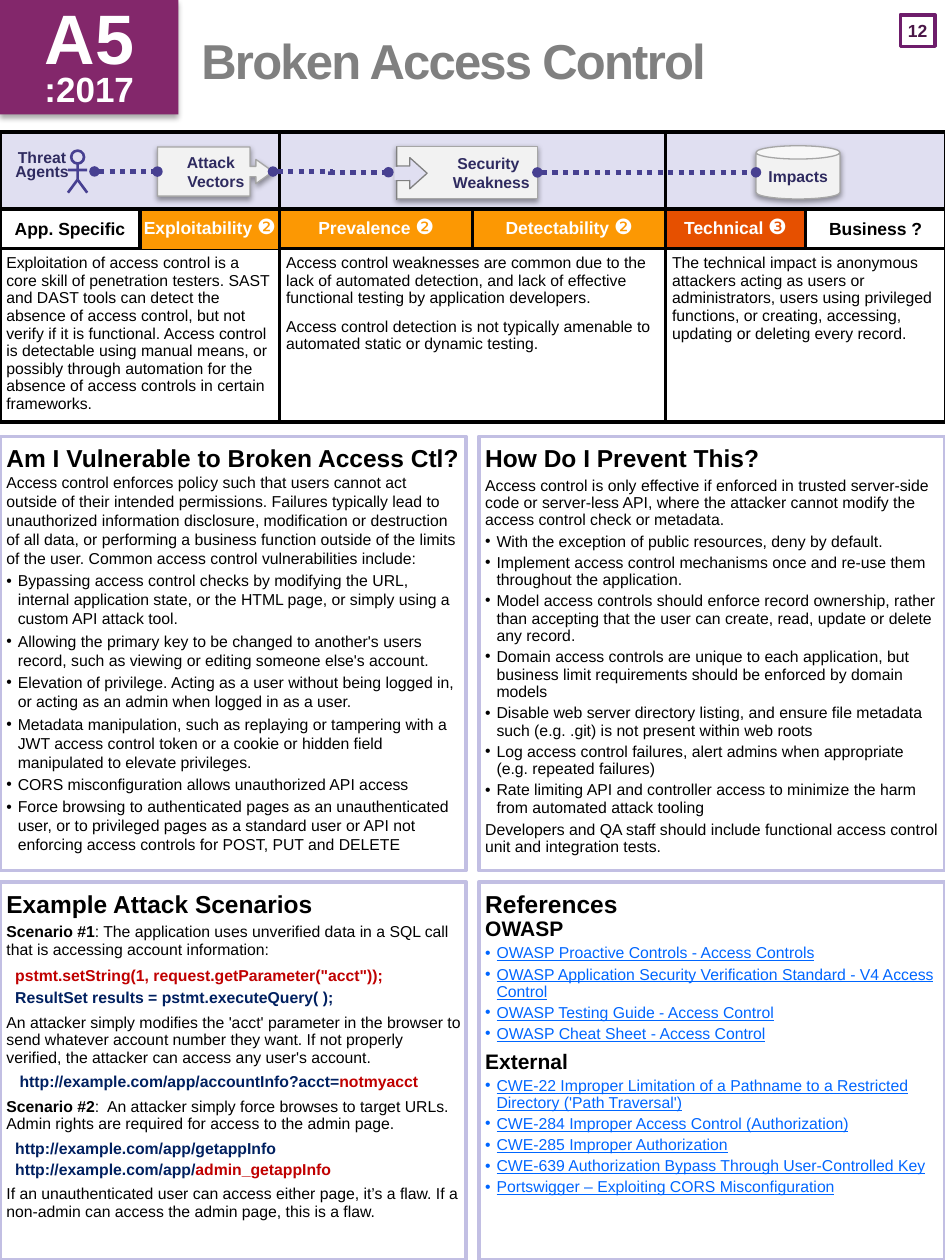
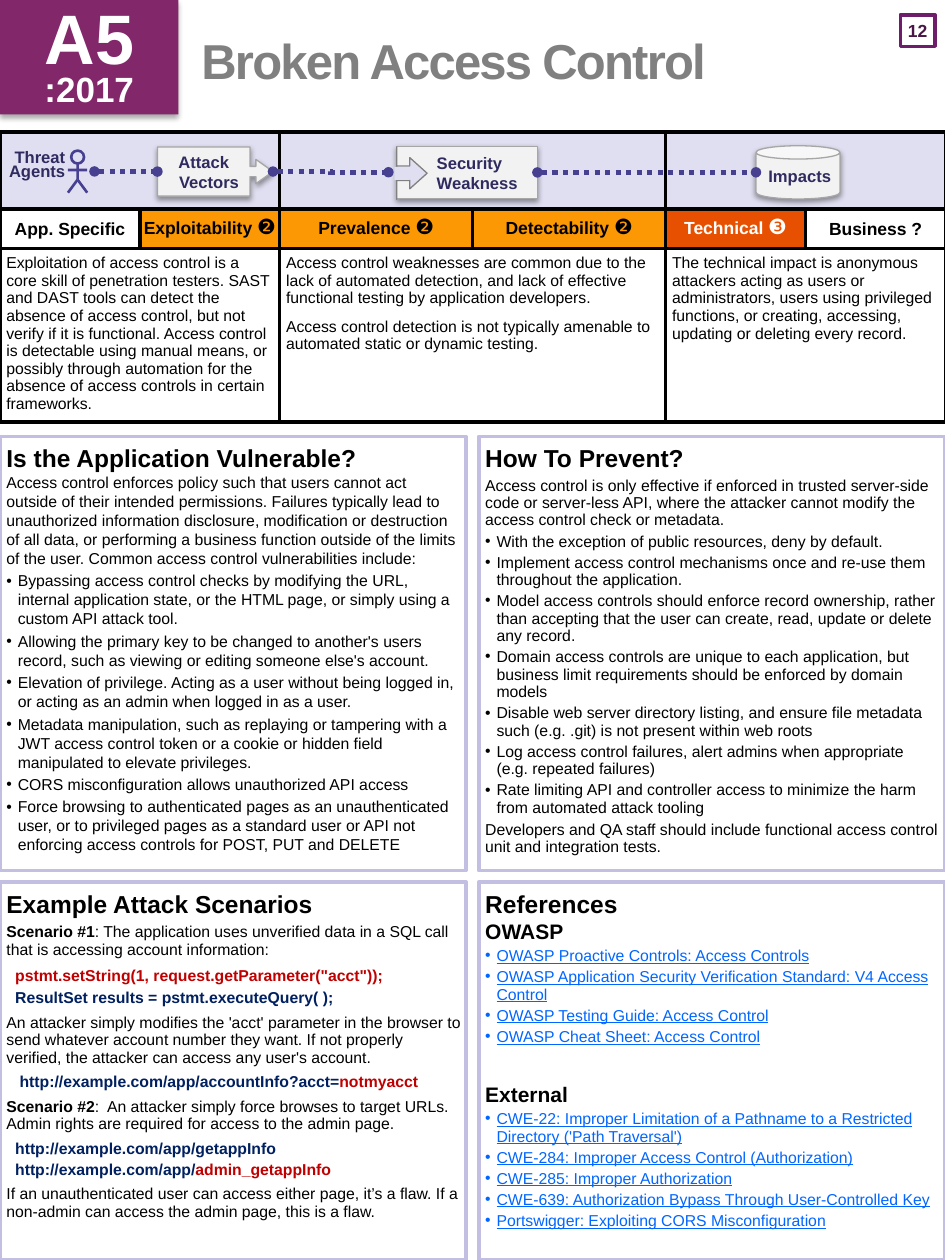
Before and after one commit to OWASP/Top10, a slide deck: slide 13 of 2017/OWASP Top 10 2017 GM (en).pptx. Drawn at 945x1260 pixels with LibreOffice and Linux fonts; fonts in the diff are those of the drawing. Boxes give left, top, right and bottom in pixels: in the first picture for what was removed or moved away, otherwise in the second. Text is boxed around its words. In the diff, an @@ line names an element or a change of style, - is before the commit and + after.

Commit message:
Updated 'OWASP Top 10 2017 GM (en)': PPTX and PDF
OWASP Top 10 2017 GM (en).pptx
OWASP Top 10 2017 GM (en).pdf

```diff
--- a/2017/OWASP Top 10 2017 GM (en).pptx
+++ b/2017/OWASP Top 10 2017 GM (en).pptx
@@ table at (0, 132, 945, 422) @@
@@ text colour #FFFFFF to #000000 in "Exploitability ❷", "Prevalence ❷", "Detectability ❷" @@
@@ borders changed @@
@@ text "Threat Agents" at (9, 151, 66, 181): size 9 to 9.5 pt; alignment centre to right @@
@@ size 9 to 9.5 pt in 3 elements at (756, 146, 840, 199), (158, 147, 273, 197), (397, 146, 538, 199) @@
@@ text at (6, 449, 356, 472): text changed @@
-Am I Vulnerable to Broken Access Ctl?
+Is the Application Vulnerable?
@@ text at (485, 450, 684, 468): text changed @@
-How Do I Prevent This?
+How To Prevent?
@@ text at (485, 924, 563, 940): line spacing 10pt to 0.8 @@
@@ text at (497, 949, 929, 1045): text changed @@
-• OWASP Proactive Controls - Access Controls
-• OWASP Application Security Verification Standard - V4 Access Control
-• OWASP Testing Guide - Access Control
-• OWASP Cheat Sheet - Access Control
+• OWASP Proactive Controls: Access Controls
+• OWASP Application Security Verification Standard: V4 Access Control
+• OWASP Testing Guide: Access Control
+• OWASP Cheat Sheet: Access Control
@@ text at (497, 1112, 930, 1230): text changed @@
-• CWE-22 Improper Limitation of a Pathname to a Restricted Directory ('Path Traversal')
-• CWE-284 Improper Access Control (Authorization)
-• CWE-285 Improper Authorization
-• CWE-639 Authorization Bypass Through User-Controlled Key
-• Portswigger – Exploiting CORS Misconfiguration
+• CWE-22: Improper Limitation of a Pathname to a Restricted Directory ('Path Traversal')
+• CWE-284: Improper Access Control (Authorization)
+• CWE-285: Improper Authorization
+• CWE-639: Authorization Bypass Through User-Controlled Key
+• Portswigger: Exploiting CORS Misconfiguration
```
Also in this commit, not shown: 25 other slides changed, 1 slide added, 1 other file.
